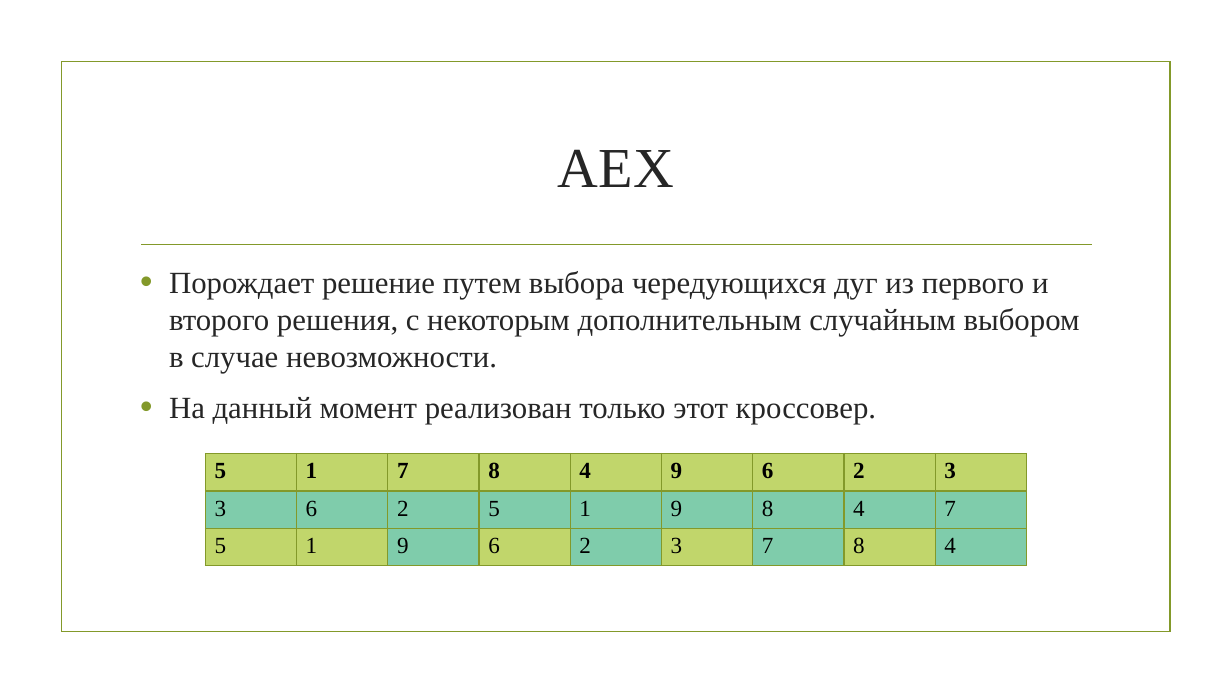
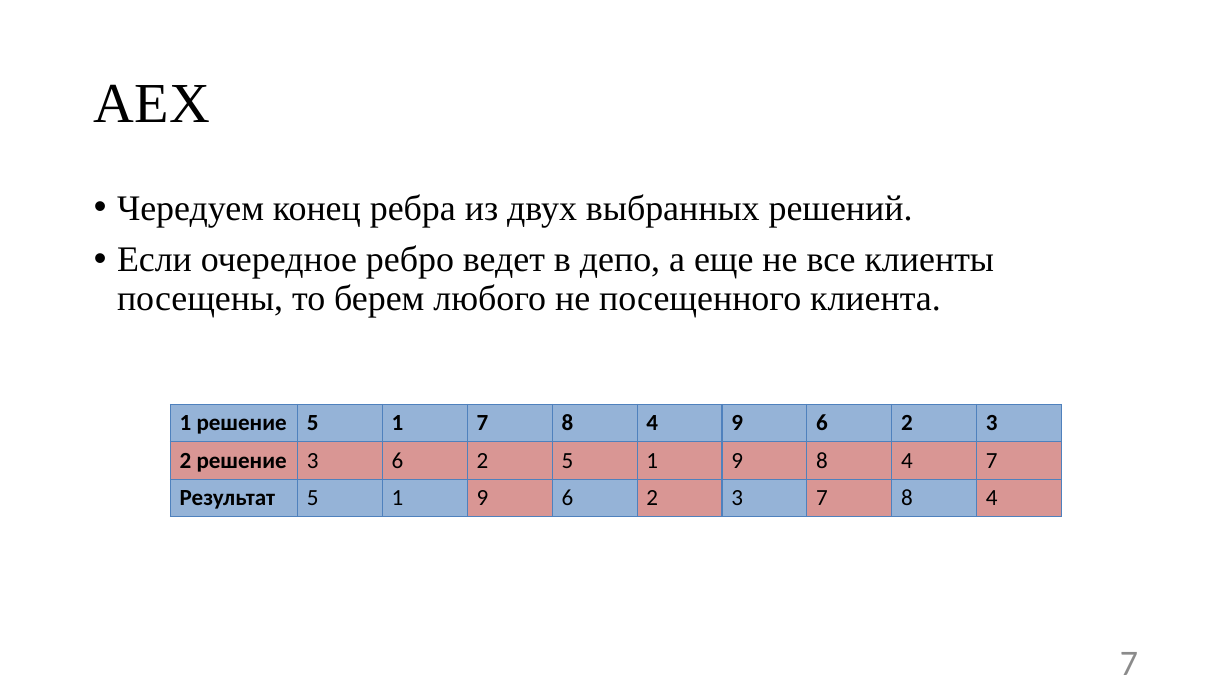
Before and after one commit to nikitka406/diplom, a slide deck: slide 7 of cpeck/diplom.pptx (slide 17 before the commit). Drawn at 1232x693 pixels with LibreOffice and Linux fonts; fonts in the diff are those of the drawing; background and template pictures are left out. Boxes give left, top, right and bottom in pixels: in the first picture for what was removed or moved away, otherwise in the second. Text is boxed around its words. In the diff, an @@ line names an element or a change of style, - is before the commit and + after.

```diff
--- a/cpeck/diplom.pptx
+++ b/cpeck/diplom.pptx
@@ title "АЕХ": place and size @@
-title "АЕХ" at bbox=[558, 149, 674, 187]
+title "АЕХ" at bbox=[94, 84, 210, 122]
@@ title "АЕХ" at bbox=[94, 84, 210, 122]: text colour #262626 to #000000; alignment centre to left; line spacing 1 to 0.9 @@
@@ rectangle removed at bbox=[61, 62, 1170, 632] @@
@@ text at bbox=[117, 194, 994, 318]: text changed; size 24 to 28 pt; text colour #262626 to #000000 @@
-• Порождает решение путем выбора чередующихся дуг из первого и второго решения, с некоторым дополнительным случайным выбором в случае невозможности.
-• На данный момент реализован только этот кроссовер.
+• Чередуем конец ребра из двух выбранных решений.
+• Если очередное ребро ведет в депо, а еще не все клиенты посещены, то берем любого не посещенного клиента.
@@ line removed from (141, 245) to (1092, 245) @@
@@ table at bbox=[170, 405, 1063, 518] @@
+column 1: 1 решение | 2 решение | Результат
@@ table: place and size @@
-table at bbox=[205, 454, 1029, 567]
+table at bbox=[170, 405, 1063, 518]
@@ page number added at bbox=[1120, 652, 1138, 675], 28 pt, text #8C8C8C @@
+7
```
Also in this commit, not shown: 5 other slides changed, 7 slides added, 18 slides removed, 5 other files.
